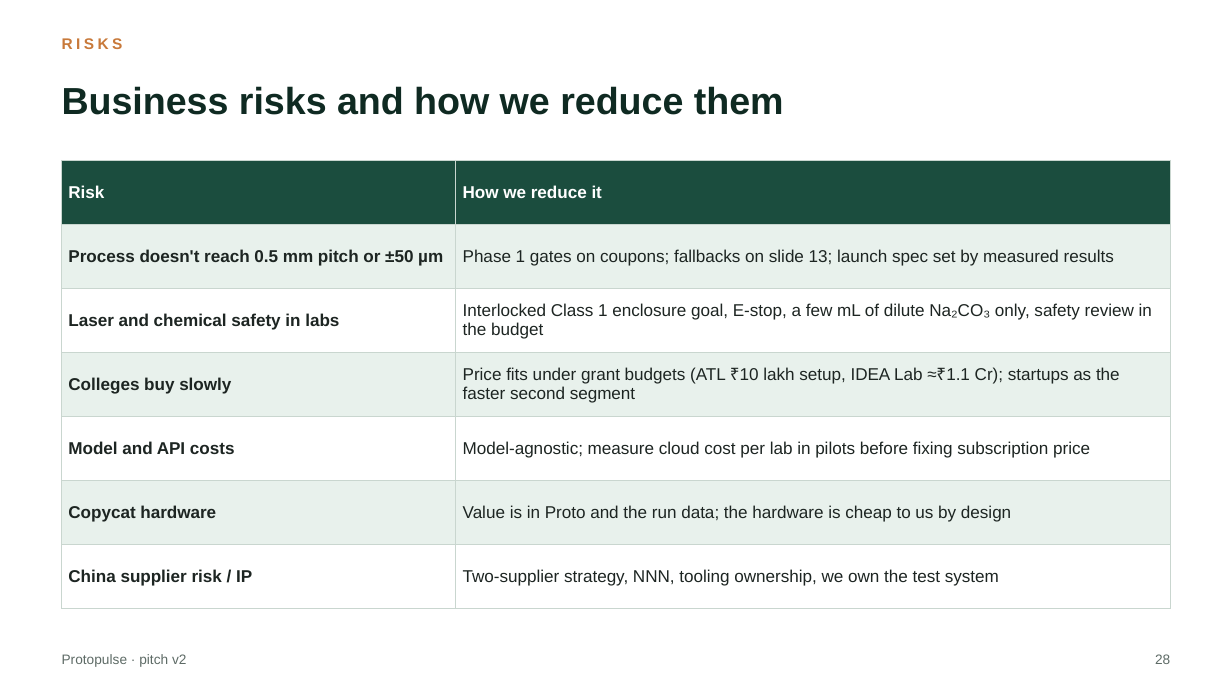
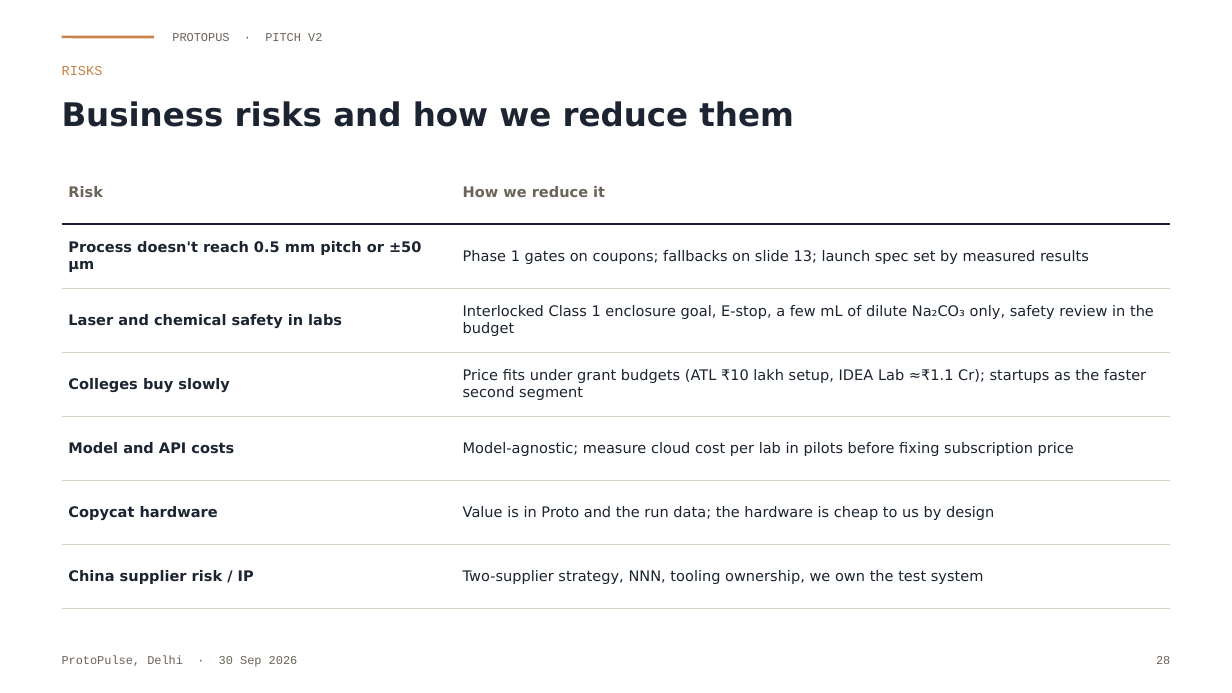
Before and after one commit to Soham-ece/nn, a slide deck: slide 28 of protopulse_murder_board/Protopulse_Pitch_v2.pptx. Drawn at 1232x693 pixels with LibreOffice and Linux fonts; fonts in the diff are those of the drawing. Boxes give left, top, right and bottom in pixels: in the first picture for what was removed or moved away, otherwise in the second. Text is boxed around its words. In the diff, an @@ line names an element or a change of style, - is before the commit and + after.

```diff
--- a/protopulse_murder_board/Protopulse_Pitch_v2.pptx
+++ b/protopulse_murder_board/Protopulse_Pitch_v2.pptx
@@ line added from (62, 37) to (154, 37), #C8834A 1.5 pt @@
@@ text at <box>172,33,322,41</box>: text changed; size 8 to 7 pt; font Arial to Courier New; text colour #5E6B66 to #6B6459 @@
-Protopulse · pitch v2
+PROTOPUS · PITCH V2
@@ text "Business risks and how we ...": place and size @@
-text "Business risks and how we ..." at <box>62,86,784,115</box>
+text "Business risks and how we ..." at <box>62,101,793,127</box>
@@ text "Business risks and how we ..." at <box>62,101,793,127</box>: size 22 to 19 pt, font Arial to DejaVu Sans, text colour #0F2A22 to #1B2430 @@
@@ text "RISKS": place and size @@
-text "RISKS" at <box>62,38,123,49</box>
+text "RISKS" at <box>62,66,103,75</box>
@@ text "RISKS" at <box>62,66,103,75</box>: size 9 to 8 pt, font Arial to Courier New, text colour #C8793A to #C8834A, letter spacing 2 to 0 pt, bold off @@
@@ table at <box>62,160,1170,588</box> @@
@@ fill #1B4D3E to none in row 1 @@
@@ fill #E8F1EC to none in 6 cells @@
@@ fill #FFFFFF to none in 6 cells @@
@@ size 10 to 8.5 pt, font Arial to DejaVu Sans, text colour #1D2522 to #1B2430 @@
@@ text colour #FFFFFF to #6B6459 in "Risk", "How we reduce it" @@
@@ borders changed @@
@@ text added at <box>62,656,298,667</box>, 7 pt, text #6B6459 @@
+ProtoPulse, Delhi · 30 Sep 2026
@@ text "28" at <box>1156,656,1170,664</box>: size 8 to 7 pt, font Arial to Courier New, text colour #5E6B66 to #6B6459 @@
```
Also in this commit, not shown: 29 other slides changed.
